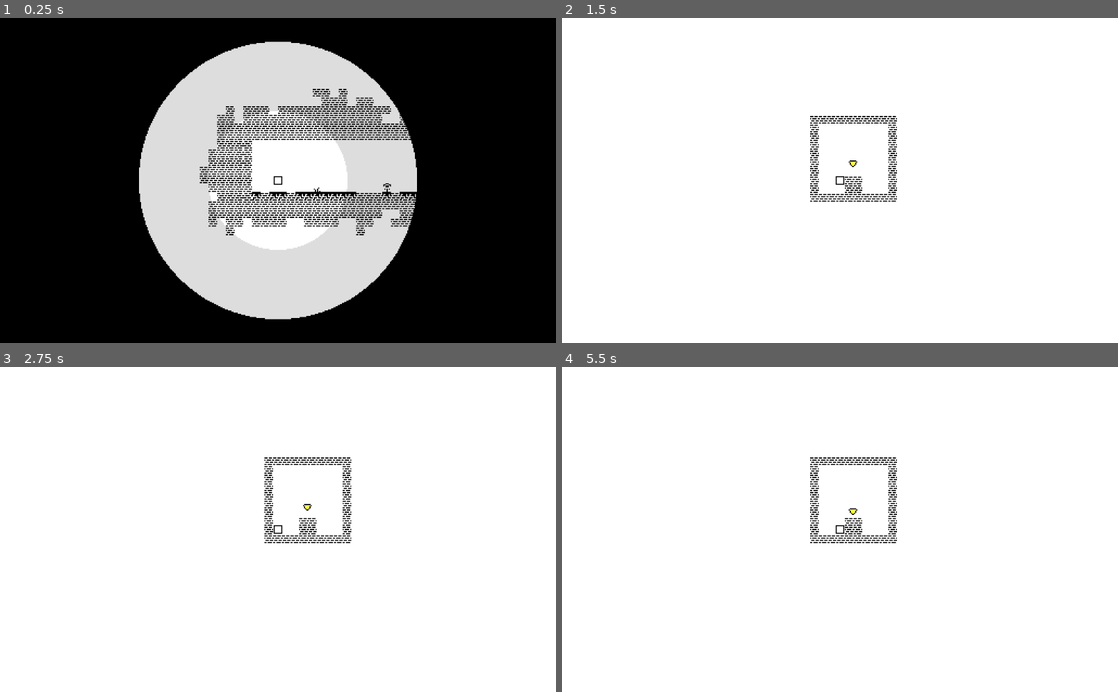
Above: before the commit, frames 1-4 (two rows, left to right).
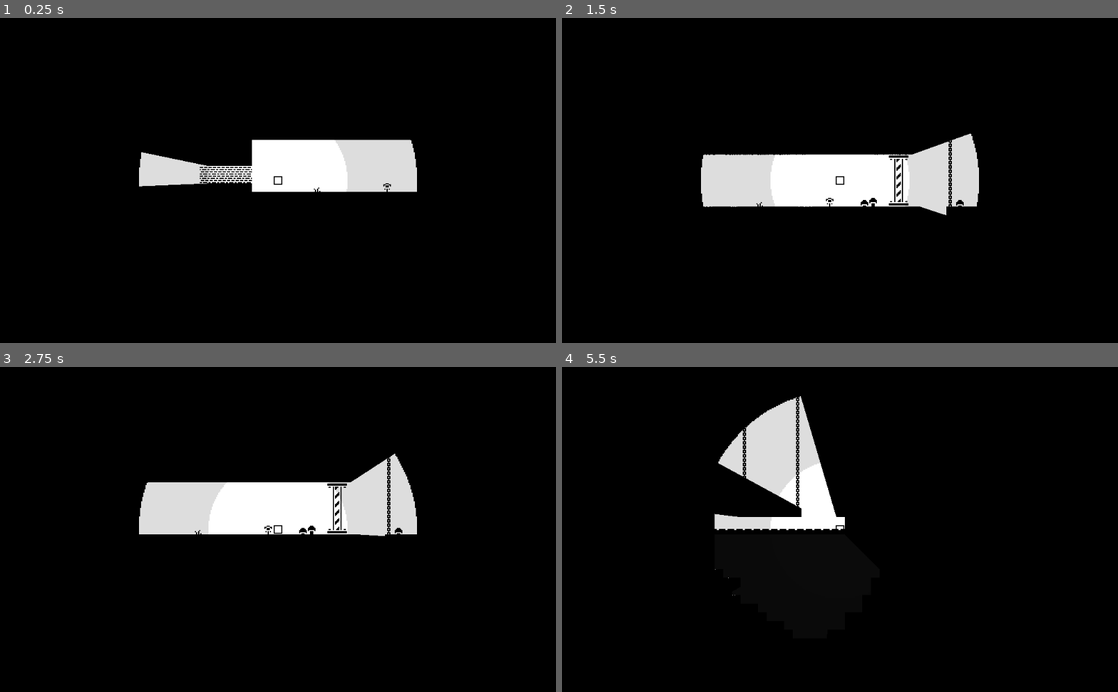
Above: after the commit, the same moments.

Repository: Yagoi23/Vild
Game: Godot game, scene res://Levels/TheReach.tscn
The game is run twice, just before and just after one commit, with the same random seed, the same clock (stepped at 60 frames per second) and the same inputs. The project has no main scene, so this scene is started directly.
Inputs:
- Up to frame 1 (0.25 s): no input
- Up to frame 2 (1.5 s): hold D (move_right) from 0.53 s (still down); tap W (w) at 0.6, 1.35 s; tap Space (jump) at 0.77 s
- Up to frame 3 (2.75 s): tap Space (jump) at 1.52 s; release D (move_right) at 2.03 s; hold A (move_left) from 2.03 s (still down); tap W (w) at 2.1 s
- Up to frame 4 (5.5 s): release A (move_left) at 2.78 s; hold D (move_right) 2.78-4.28 s; tap W (w) every 0.75 s from 2.85 to 5.1 s; tap Space (jump) at 3.02, 3.77, 4.52 s; hold A (move_left) 4.28-5.03 s; hold D (move_right) from 5.03 s (still down)

The runs differ from the first frame. In frame 1, 26% of the frame differs, in the area x 25-75%, y 7-93%; in frame 2, 97%; in frame 3, 97%; in frame 4, 98%, in the area x 0-100%, y 0-100%.

Commit message:
lights have been baked

Diff:
--- a/Levels/SewerEntrance1.gd
+++ b/Levels/SewerEntrance1.gd
@@ -7,13 +7,15 @@
 		print("travelled")
 		get_tree().change_scene("res://Levels/TheNachoRoom.tscn")
 
-func _on_Area2D_body_entered(body):
-	can_travel = true
-	print("yes")
+func _on_Area2D_area_entered(area):
+	if area.is_in_group("Player"):
+		can_travel = true
+		print("yes")
 	#pass # Replace with function body.
 
 
-func _on_Area2D_body_exited(body):
-	can_travel = false
-	print("no")
+func _on_Area2D_area_exited(area):
+	if area.is_in_group("Player"):
+		can_travel = false
+		print("no")
 	#pass # Replace with function body.
--- a/Levels/TheReach.tscn
+++ b/Levels/TheReach.tscn
@@ -287,5 +287,5 @@
 [node name="Arrow Down" parent="Exits/Sewer Entrance 1/Area2D" instance=ExtResource( 2 )]
 position = Vector2( 0, -16 )
 
-[connection signal="body_entered" from="Exits/Sewer Entrance 1/Area2D" to="Exits/Sewer Entrance 1/Area2D" method="_on_Area2D_body_entered"]
-[connection signal="body_exited" from="Exits/Sewer Entrance 1/Area2D" to="Exits/Sewer Entrance 1/Area2D" method="_on_Area2D_body_exited"]
+[connection signal="area_entered" from="Exits/Sewer Entrance 1/Area2D" to="Exits/Sewer Entrance 1/Area2D" method="_on_Area2D_area_entered"]
+[connection signal="area_exited" from="Exits/Sewer Entrance 1/Area2D" to="Exits/Sewer Entrance 1/Area2D" method="_on_Area2D_area_exited"]
--- a/Player/Player.tscn
+++ b/Player/Player.tscn
@@ -17,16 +17,22 @@
 collision/safe_margin = 0.8
 script = ExtResource( 2 )
 
-[node name="CollisionShape2D" type="CollisionShape2D" parent="."]
+[node name="CollisionShape2D" type="CollisionShape2D" parent="." groups=[
+"Player",
+]]
 scale = Vector2( 0.5, 0.5 )
 shape = SubResource( 1 )
 
 [node name="Sprite" type="Sprite" parent="."]
 texture = ExtResource( 1 )
 
-[node name="Area2D" type="Area2D" parent="."]
+[node name="Area2D" type="Area2D" parent="." groups=[
+"Player",
+]]
 
-[node name="CollisionShape2D" type="CollisionShape2D" parent="Area2D"]
+[node name="CollisionShape2D" type="CollisionShape2D" parent="Area2D" groups=[
+"Player",
+]]
 scale = Vector2( 0.75, 0.75 )
 shape = SubResource( 2 )
 
@@ -34,6 +40,7 @@
 
 [node name="Light2D" type="Light2D" parent="."]
 texture = ExtResource( 4 )
+shadow_enabled = true
 
 [connection signal="area_entered" from="Area2D" to="." method="_on_Area2D_area_entered"]
 [connection signal="area_exited" from="Area2D" to="." method="_on_Area2D_area_exited"]
--- a/TileSet/BW.tres
+++ b/TileSet/BW.tres
@@ -4,11 +4,8 @@
 [ext_resource path="res://Assets/Tilesets/Water/Water.png" type="Texture" id=2]
 [ext_resource path="res://Assets/Tilesets/Water/Water.tres" type="Texture" id=3]
 
-[sub_resource type="OccluderPolygon2D" id=5]
+[sub_resource type="OccluderPolygon2D" id=1]
 polygon = PoolVector2Array( 0, 0, 8, 0, 8, 8, 0, 8 )
-
-[sub_resource type="ConvexPolygonShape2D" id=1]
-points = PoolVector2Array( 0, 0, 8, 0, 8, 8, 0, 8 )
 
 [sub_resource type="ConvexPolygonShape2D" id=2]
 points = PoolVector2Array( 0, 0, 8, 0, 8, 8, 0, 8 )
@@ -17,6 +14,9 @@
 points = PoolVector2Array( 0, 0, 8, 0, 8, 8, 0, 8 )
 
 [sub_resource type="ConvexPolygonShape2D" id=4]
+points = PoolVector2Array( 0, 0, 8, 0, 8, 8, 0, 8 )
+
+[sub_resource type="ConvexPolygonShape2D" id=5]
 points = PoolVector2Array( 0, 0, 8, 0, 8, 8, 0, 8 )
 
 [resource]
Not shown: 4 places in TileSet/BW.tres that only renumber resources
Not shown, changed: Assets/Thumbs.db
